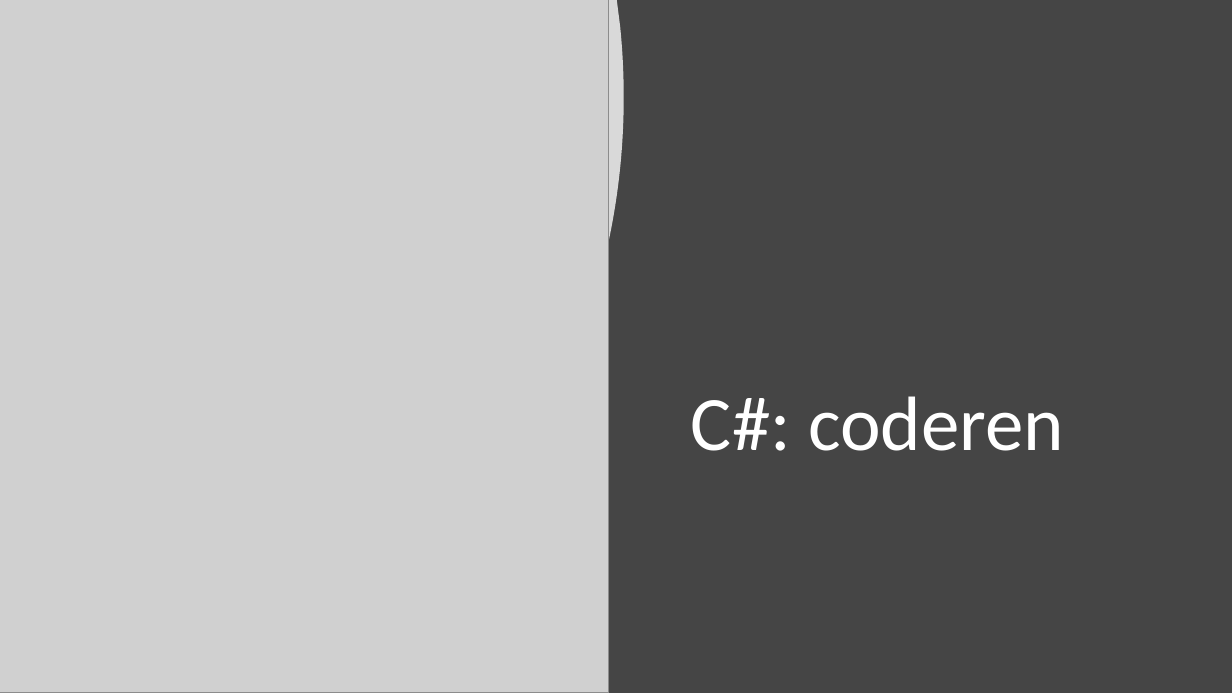
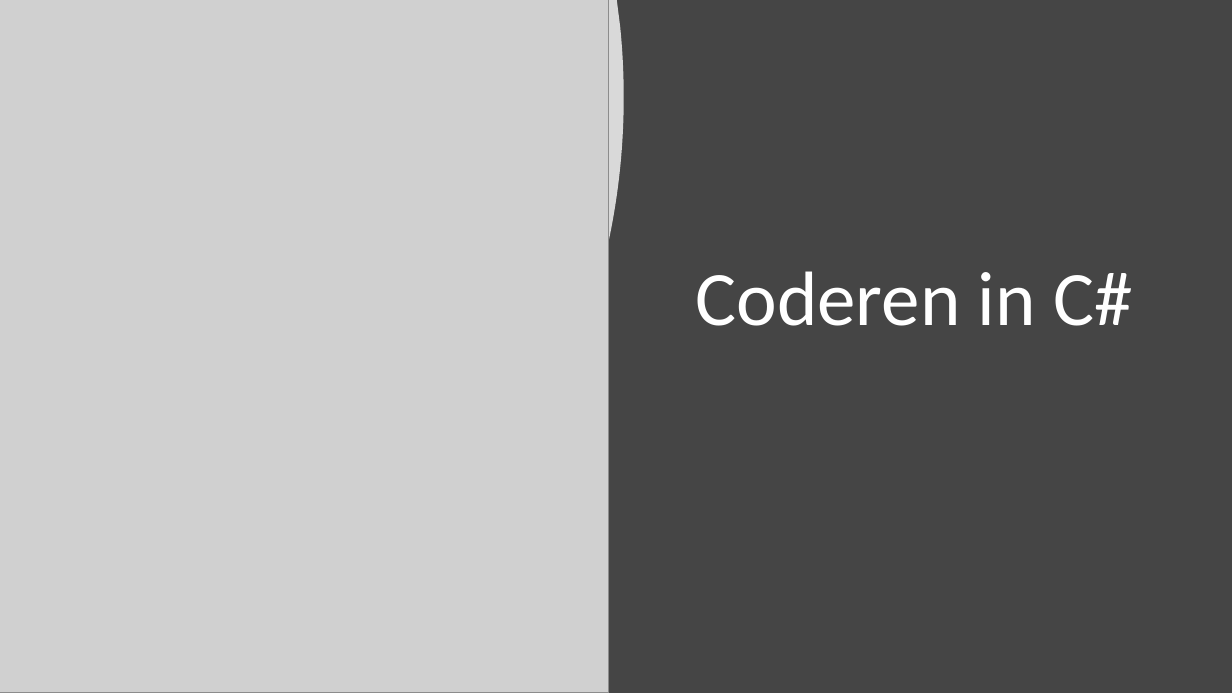
Before and after one commit to filipgeens/Syntra2020, a slide deck: slide 1 of Cursus/BasisCSharp-Coderen.pptx. Drawn at 1232x693 pixels with LibreOffice and Linux fonts; fonts in the diff are those of the drawing; grey boxes stand for pictures. Boxes give left, top, right and bottom in pixels: in the first picture for what was removed or moved away, otherwise in the second. Text is boxed around its words. In the diff, an @@ line names an element or a change of style, - is before the commit and + after.

Commit message:
Aanpassingen in pptx Coderen

```diff
--- a/Cursus/BasisCSharp-Coderen.pptx
+++ b/Cursus/BasisCSharp-Coderen.pptx
@@ title at [696, 271, 1132, 326]: text changed @@
-C#: coderen
+Coderen in C#
```
Also in this commit, not shown: 3 slides added.
